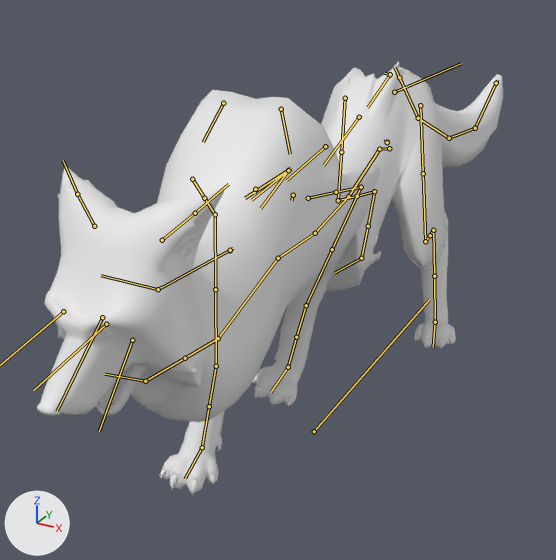
What one commit did to the FBX model Assets/Art/Models/wolf/Wolf.fbx.
Rendered twice from a 50 mm lens placed at (0.66, -1.379, 1.06), pointed at (-0.095, -0.006, 0.373). Every picture has the same lights, and +X, +Y and +Z are marked at lower left. Both versions are drawn at frame 31 of the action 'Idle'; the numbers are the values there. The bones that bend it are drawn over the model as lines.

The first picture shows 'Wolf'.
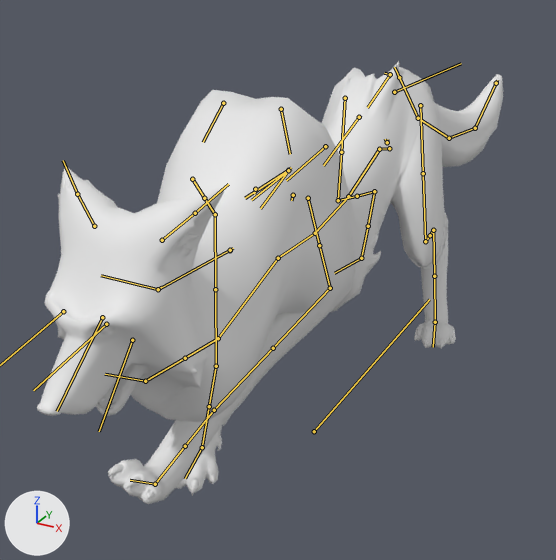
Diff of the bpy script that builds the scene:
```diff
--- a/Assets/Art/Models/wolf/Wolf.fbx.py
+++ b/Assets/Art/Models/wolf/Wolf.fbx.py
@@ bone_def_front_thigh_l @@
 bone_def_front_thigh_l = bpy.data.objects['Wolf_Rig'].pose.bones['DEF-front_thigh.L']  # child of 'ORG-shoulder.L'
-bone_def_front_thigh_l.rotation_quaternion = (0.891, -0.453, 0.004, 0.01)  # degrees (-54, 1, 1)
-bone_def_front_thigh_l.scale = (1.0, 0.98, 1.0)
+bone_def_front_thigh_l.rotation_quaternion = (1.0, 0.0, 0.0, 0.0)  # degrees (0, 0, 0)
+bone_def_front_thigh_l.scale = (1.0, 1.0, 1.0)
```

Boxes [x1, y1, x2, y2] around the edits, measured in the pictures (556 x 560 px):
'Wolf', posed
    before: [37, 61, 503, 496]
    after: [37, 61, 503, 504]
bone 'DEF-front_thigh.L', root to tip
    before: (308, 198) to (336, 192)
    after: (308, 198) to (319, 245)
